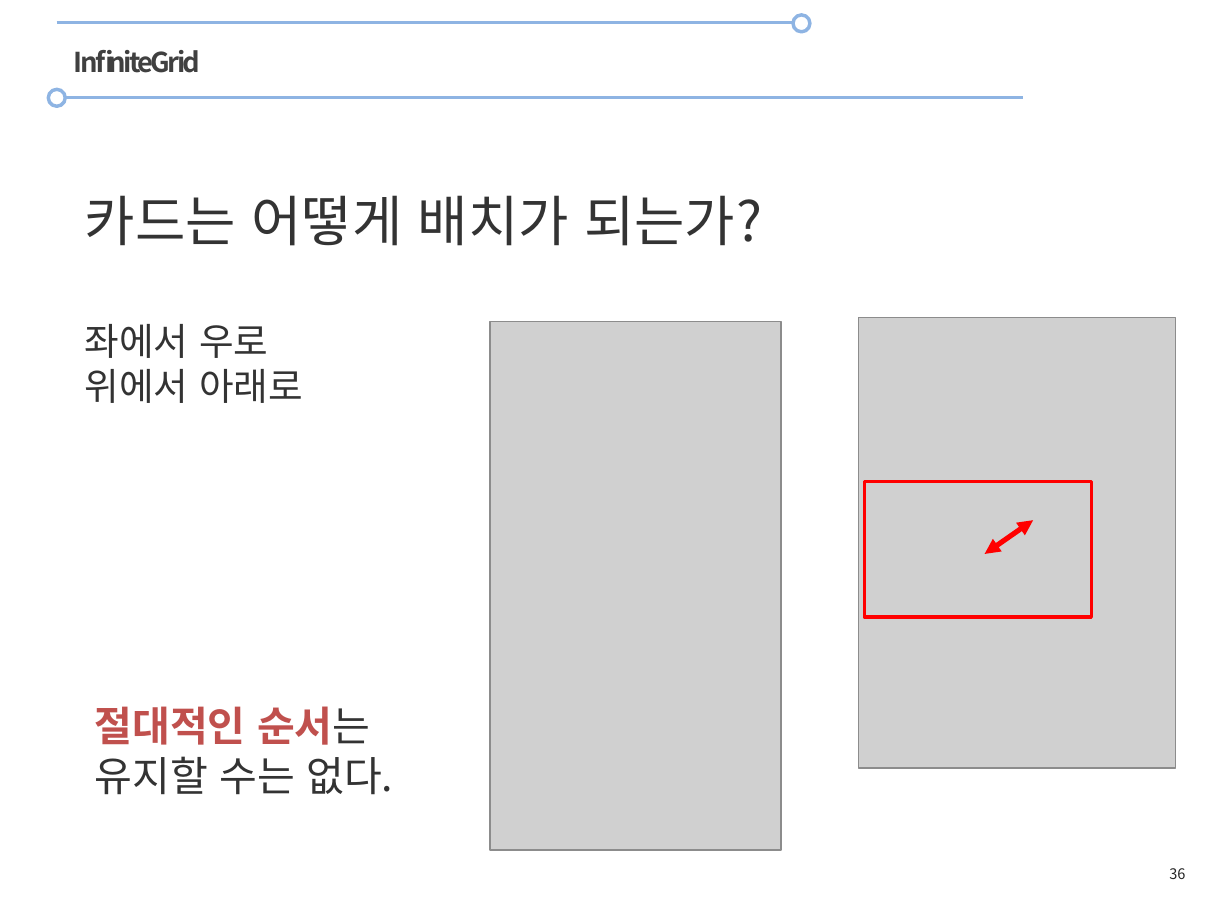
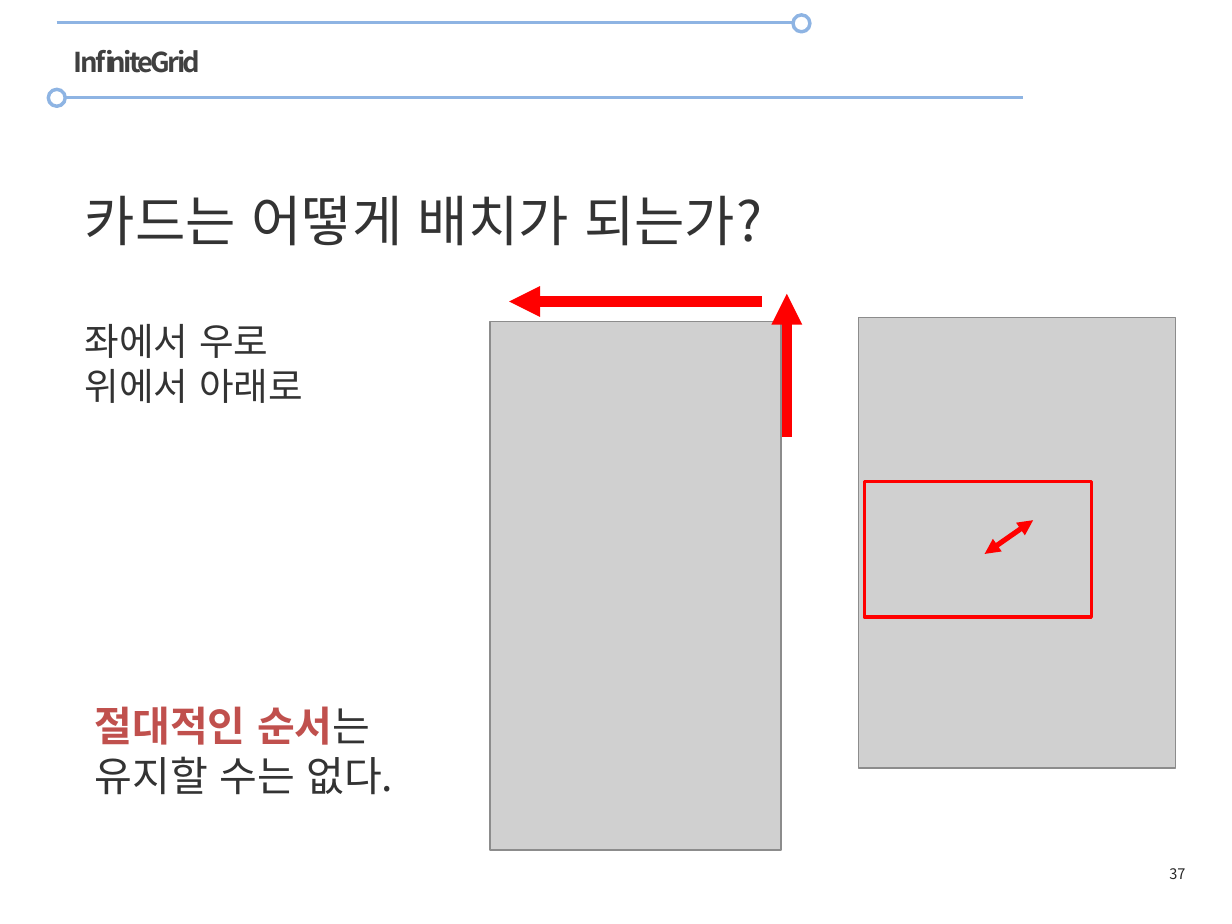
Before and after one commit to egjs/edu, a slide deck: slide 37 of slides/egjs-codelab.pptx (slide 36 before the commit). Drawn at 1232x924 pixels with LibreOffice and Linux fonts; fonts in the diff are those of the drawing; grey boxes stand for pictures; background and template pictures are left out. Boxes give left, top, right and bottom in pixels: in the first picture for what was removed or moved away, otherwise in the second. Text is boxed around its words. In the diff, an @@ line names an element or a change of style, - is before the commit and + after.

```diff
--- a/slides/egjs-codelab.pptx
+++ b/slides/egjs-codelab.pptx
@@ arrow added from (787, 437) to (787, 294), #FF0000 6 pt @@
@@ arrow added from (761, 302) to (509, 302), #FF0000 6 pt @@
@@ page number at (x1=1169, y1=868, x2=1185, y2=879): text changed @@
-36
+37
```
Also in this commit, not shown: 1 slide added, 9 other files.
